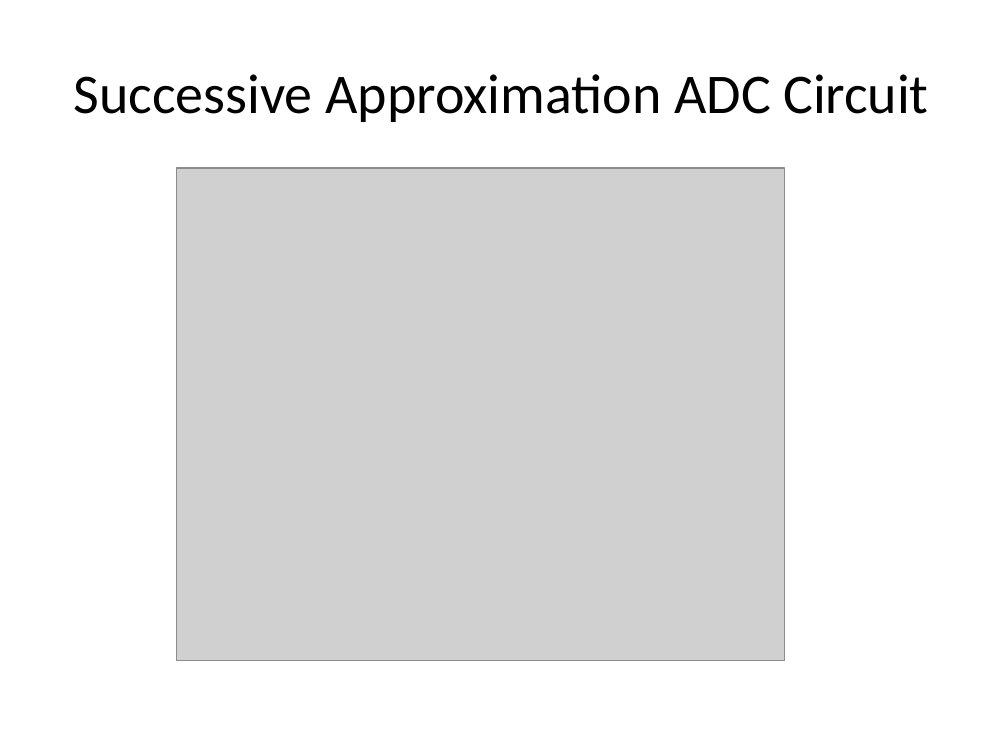
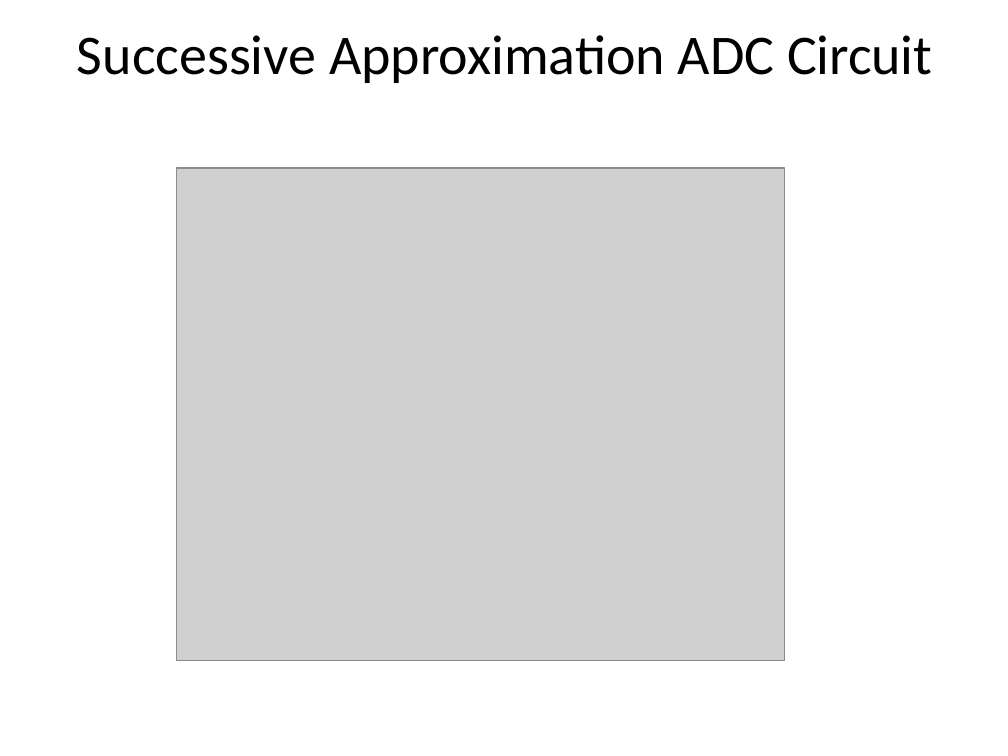
Before and after one commit to Syedshajib55/Computer-Interfacing, a slide deck: slide 22 of 3 Interfacing data conversion.pptx (slide 18 before the commit). Drawn at 1008x756 pixels with LibreOffice and Linux fonts; fonts in the diff are those of the drawing; grey boxes stand for pictures. Boxes give left, top, right and bottom in pixels: in the first picture for what was removed or moved away, otherwise in the second. Text is boxed around its words. In the diff, an @@ line names an element or a change of style, - is before the commit and + after.

```diff
--- a/3 Interfacing data conversion.pptx
+++ b/3 Interfacing data conversion.pptx
@@ title "Successive Approximation ADC Circuit": place and size @@
-title "Successive Approximation ADC Circuit" at [73,74,929,122]
+title "Successive Approximation ADC Circuit" at [77,35,932,83]
```
Also in this commit, not shown: 12 other slides changed, 5 slides added, 2 other files.
